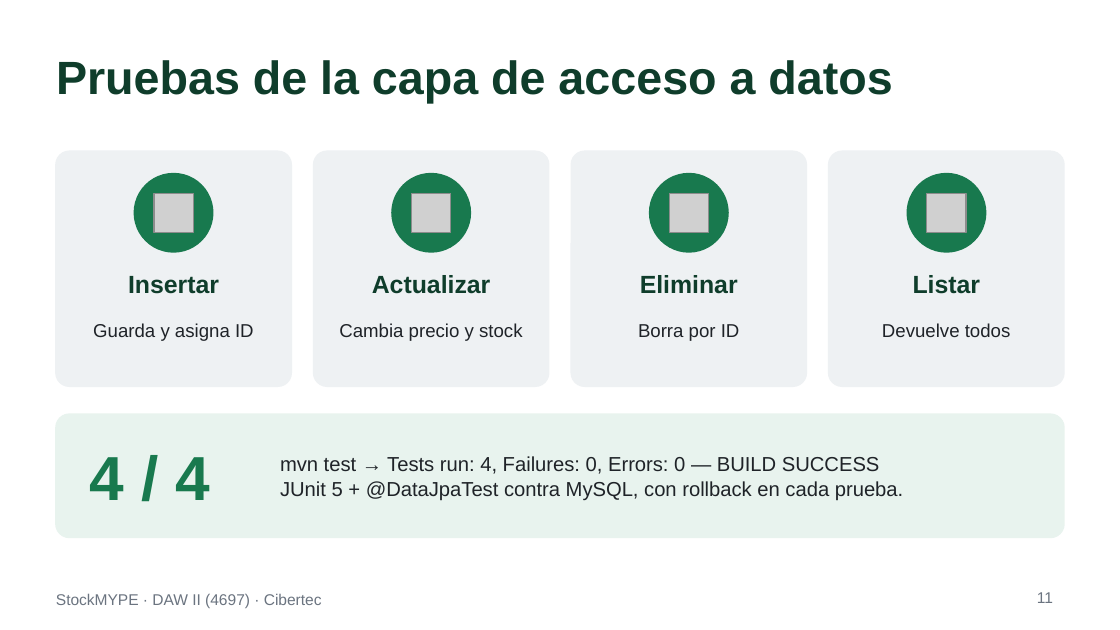
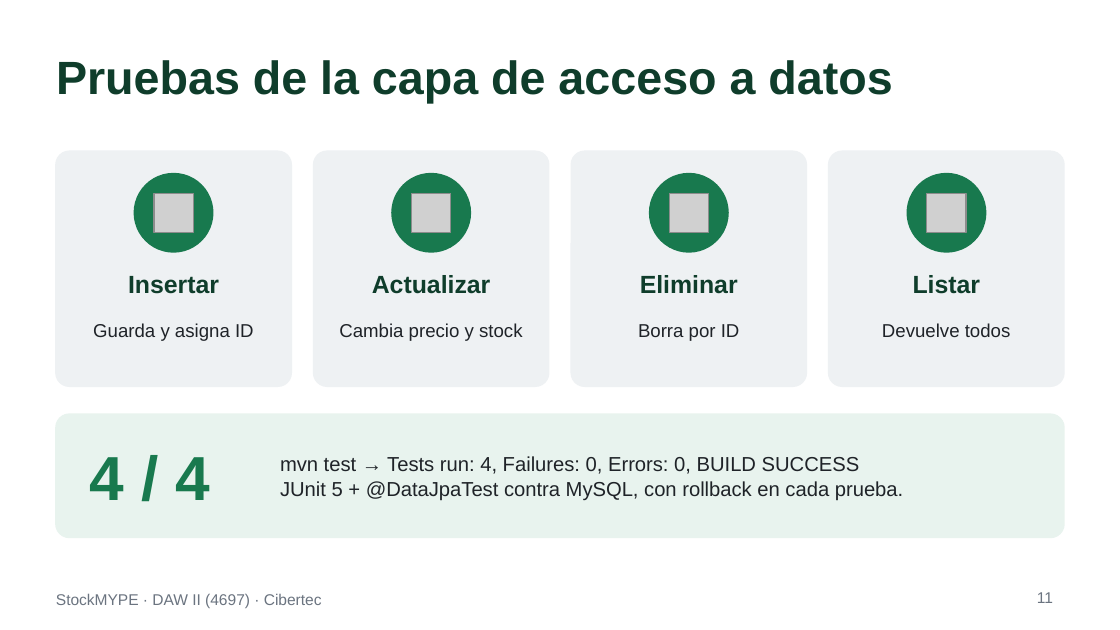
Before and after one commit to nandoxts/DAWII-4697-StockMYPE, a slide deck: slide 11 of docs/Presentacion_StockMYPE_AP1.ppt. Drawn at 1120x630 pixels with LibreOffice and Linux fonts; fonts in the diff are those of the drawing; grey boxes stand for pictures. Boxes give left, top, right and bottom in pixels: in the first picture for what was removed or moved away, otherwise in the second. Text is boxed around its words. In the diff, an @@ line names an element or a change of style, - is before the commit and + after.

```diff
--- a/docs/Presentacion_StockMYPE_AP1.ppt
+++ b/docs/Presentacion_StockMYPE_AP1.ppt
@@ text at box(280, 456, 860, 474): text changed @@
-mvn test → Tests run: 4, Failures: 0, Errors: 0 — BUILD SUCCESS
+mvn test → Tests run: 4, Failures: 0, Errors: 0, BUILD SUCCESS
```
Also in this commit, not shown: 1 other slide changed, 2 other files.
